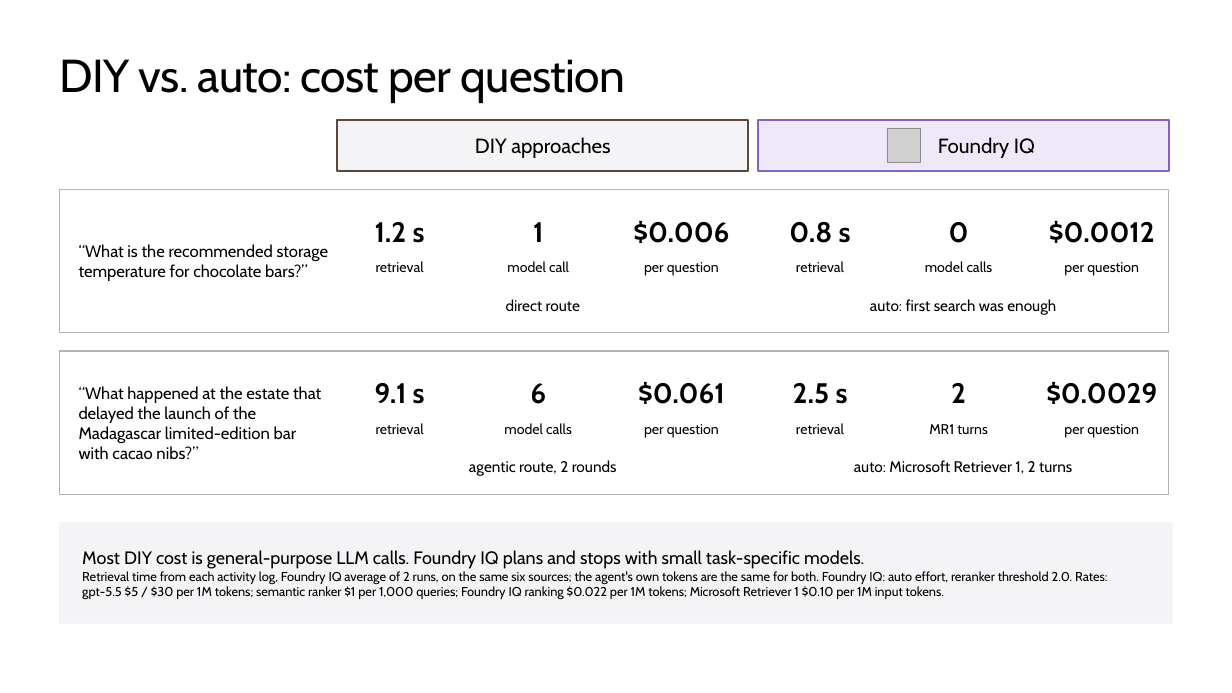
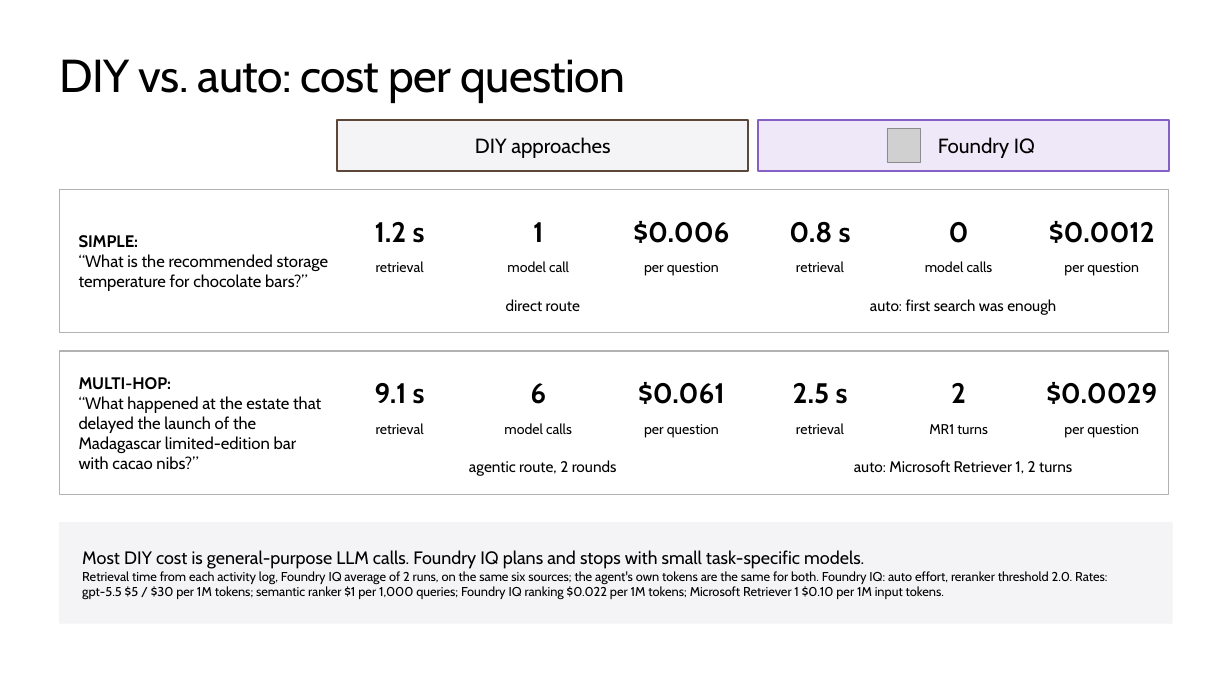
Before and after one commit to microsoft/ignite26-BRK300-building-agentic-retrieval-from-diy-to-foundry-iq, a slide deck: slide 35 of IgniteBRK300-WorkingDeck.pptx (slide 37 before the commit). Drawn at 1232x693 pixels with LibreOffice and Linux fonts; fonts in the diff are those of the drawing; grey boxes stand for pictures; background and template pictures are left out. Boxes give left, top, right and bottom in pixels: in the first picture for what was removed or moved away, otherwise in the second. Text is boxed around its words. In the diff, an @@ line names an element or a change of style, - is before the commit and + after.

```diff
--- a/IgniteBRK300-WorkingDeck.pptx
+++ b/IgniteBRK300-WorkingDeck.pptx
@@ text at (79,235,139,248): paragraph added @@
+SIMPLE:
@@ text at (79,377,172,390): paragraph added @@
+MULTI-HOP:
```
Also in this commit, not shown: 7 other slides changed, 1 slide added.
